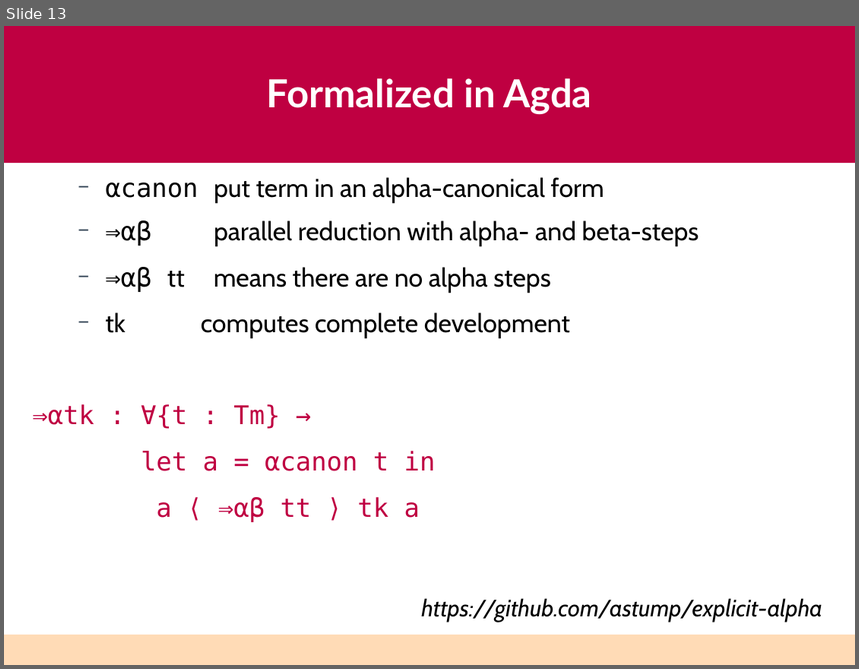
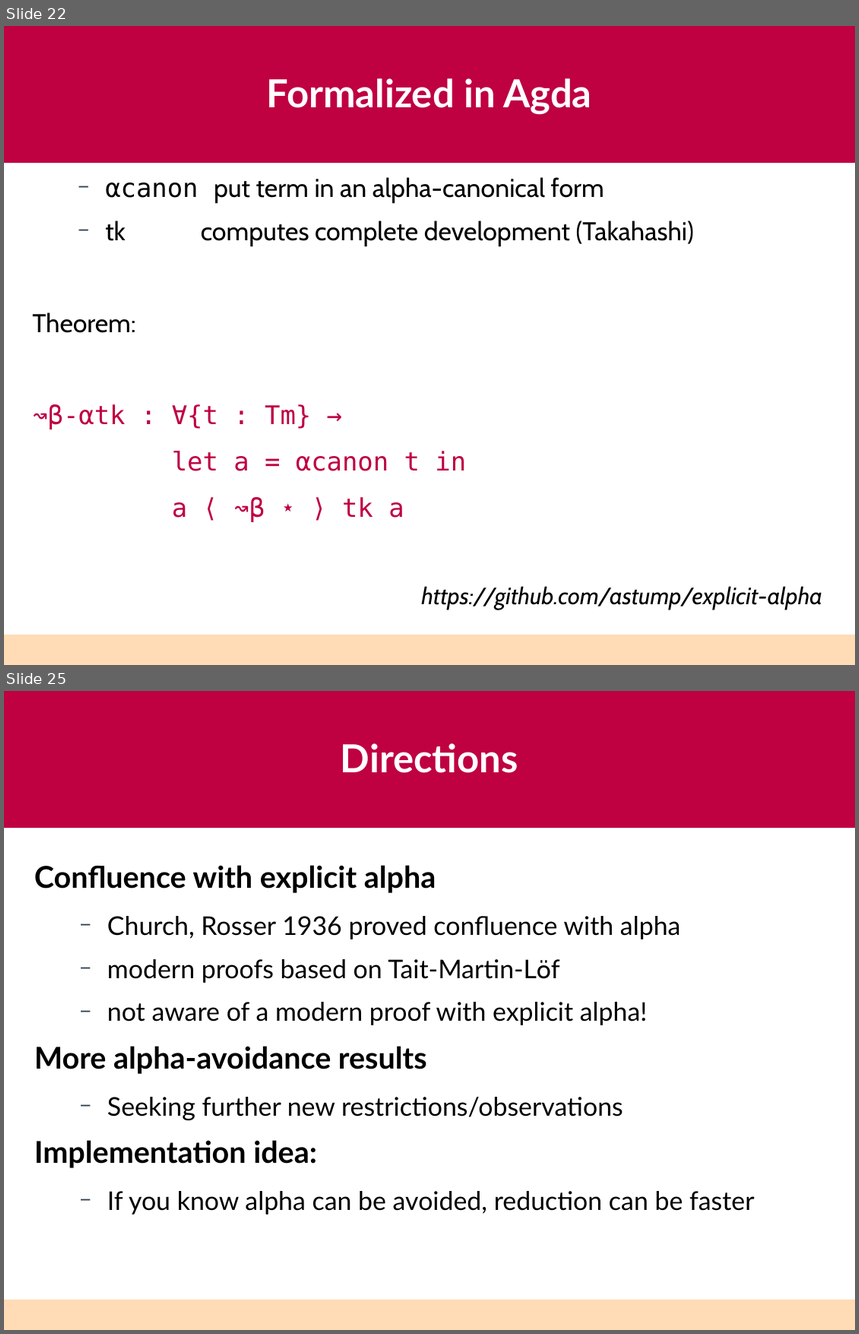
Before and after one commit to astump/explicit-alpha, a slide deck: talks/haskell-2026-lightning-talk/aaron-stump-haskell-2026.odp. Shown one above the other, each under a label of ours: slide 13 before the commit, slides 22 and 25 after it; the slides between them are not shown. The pictures are 859x669 and 859x1334 pixels, drawn with LibreOffice and Linux fonts; fonts in the diff are those of the drawing. Boxes give left, top, right and bottom in pixels: in the first picture for what was removed or moved away, otherwise in the second. Text is boxed around its words. In the diff, an @@ line names an element or a change of style, - is before the commit and + after.

```diff
--- a/talks/haskell-2026-lightning-talk/aaron-stump-haskell-2026.odp
+++ b/talks/haskell-2026-lightning-talk/aaron-stump-haskell-2026.odp
@@ slide 25 added at (4,691,855,1330), background #FFFFFF; not listed: 2 template elements that a slide beside it also shows @@
@@ title added at (341,743,519,773), 36 pt, text #FFFFFF, bold @@
+Directions
@@ text added at (34,865,755,1215), 24 pt, text #000000 @@
+Confluence with explicit alpha
+  − Church, Rosser 1936 proved confluence with alpha
+  − modern proofs based on Tait-Martin-Löf
+  − not aware of a modern proof with explicit alpha!
+More alpha-avoidance results
+  − Seeking further new restrictions/observations
+Implementation idea:
+  − If you know alpha can be avoided, reduction can be faster
@@ what was slide 13 is now slide 22 @@
@@ slide 22 changed as well @@
@@ text at (32,221,694,430): text changed @@
-  − ⇒αβ parallel reduction with alpha- and beta-steps
-  − ⇒αβ tt means there are no alpha steps
-  − tk computes complete development
-⇒αtk : ∀{t : Tm} →
+  − tk computes complete development (Takahashi)
+Theorem:
+↝β-αtk : ∀{t : Tm} →
@@ text at (172,497,404,522): text changed @@
-a ⟨ ⇒αβ tt ⟩ tk a
+a ⟨ ↝β ⋆ ⟩ tk a
```
Also in this commit, not shown: 5 other slides changed, 11 other slides added.
